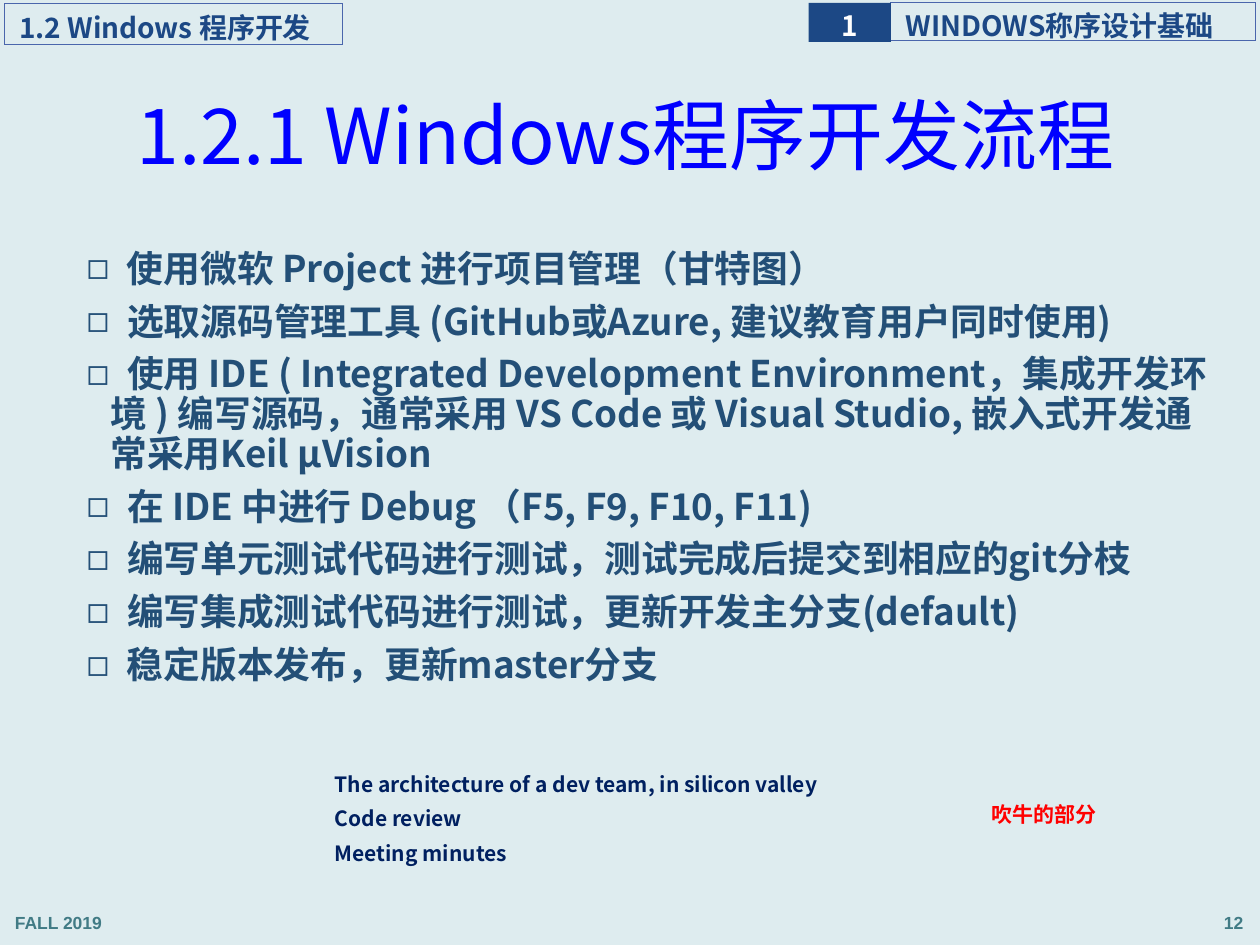
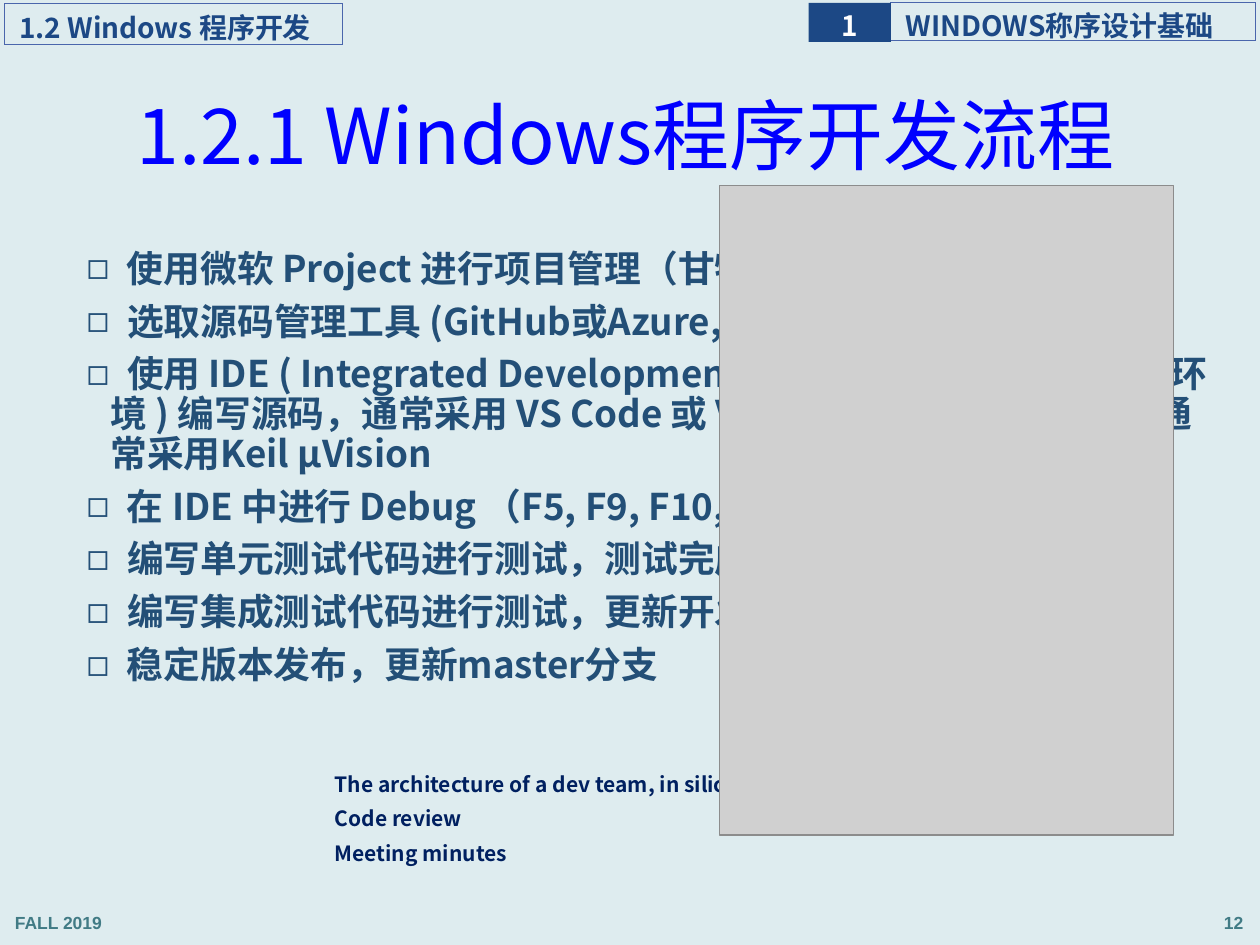
Before and after one commit to programming-windows/ppt, a slide deck: slide 12 of programmingWindows_1.pptx. Drawn at 1260x945 pixels with LibreOffice and Linux fonts; fonts in the diff are those of the drawing; grey boxes stand for pictures. Boxes give left, top, right and bottom in pixels: in the first picture for what was removed or moved away, otherwise in the second. Text is boxed around its words. In the diff, an @@ line names an element or a change of style, - is before the commit and + after.

```diff
--- a/programmingWindows_1.pptx
+++ b/programmingWindows_1.pptx
@@ picture added at (719, 185, 1173, 835) @@
@@ text removed at (992, 804, 1097, 824) @@
-吹牛的部分
```
Also in this commit, not shown: 17 other slides changed, 5 slides added.
